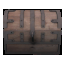
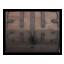
Comparing the layer stacks of the two 64x64 images. Changes:
renamed "Background" to "minimap_chest_ns.psd", painted on it over [left=3, top=9, right=62, bottom=55]
